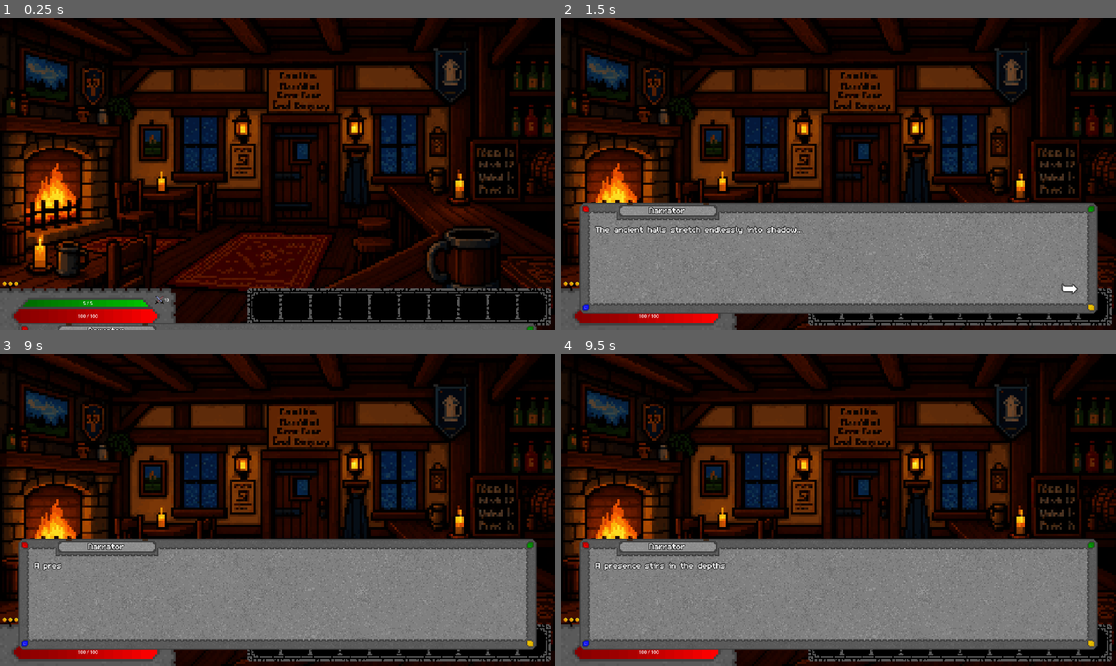
Above: before the commit, frames 1-4 (two rows, left to right).
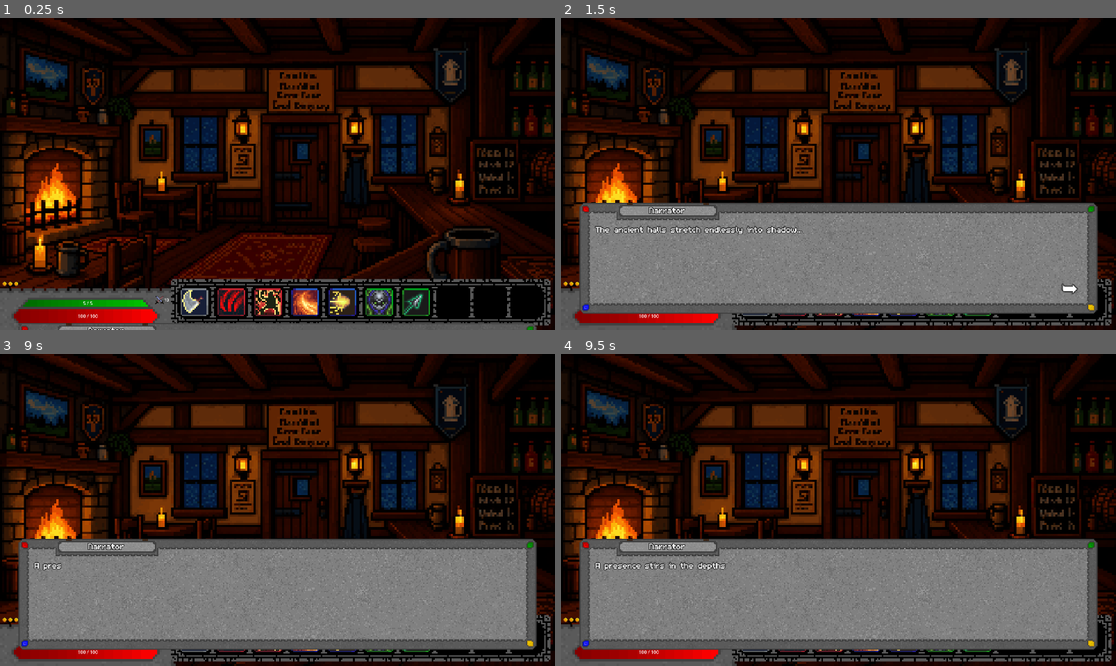
Above: after the commit, the same moments.

Repository: E-Rodowicz/Project-Fantasy
Game: Godot game, scene res://scenes/levels/intro_cutscene.tscn
Two runs of this game, one before a commit and one after it. Both use one fixed random seed, a clock stepped at 60 frames per second and the inputs below.
Inputs:
- Up to frame 1 (0.25 s): no input
- Up to frame 2 (1.5 s): tap Enter at 0.5 s; hold Right (ui_right) 0.53-1.28 s; tap 0 (ability_0) at 0.6 s; hold Down (ui_down) from 1.28 s (still down); tap 1 (ability_1) at 1.35 s
- Up to frame 3 (9 s): release Down (ui_down) at 2.03 s; hold Right (ui_right) 2.03-2.78 s; tap one key every 0.75 s from 2.1 s: 2 (ability_2) 3 (ability_3) 4 (ability_4) 5 (ability_5) 6 (ability_6) 7 (ability_7) 8 (ability_8) 9 (ability_9) G (end_turn) E (interact); hold Up (ui_up) 2.78-3.53 s; hold Left (ui_left) 3.53-5.03 s; hold Down (ui_down) 5.03-5.78 s; hold Right (ui_right) 5.78-6.53 s; hold Up (ui_up) 6.53-7.28 s; hold Right (ui_right) 7.28-8.03 s; hold Down (ui_down) 8.03-8.78 s; hold Left (ui_left) from 8.78 s (still down)
- Up to frame 4 (9.5 s): keep holding Left (ui_left)

The runs differ from the first frame. In frame 1, 6.7% of the frame differs, in the area x 30-100%, y 83-99%; in frame 2, 1.7%; in frame 3, 1.7%; in frame 4, 1.7%.
Error before the commit: Parse Error: Expected indented block after function declaration. (res://scenes/gui/hotbar_display.gd:80)

Commit message:
Continued with hotbar improvements
Made it so that abilities display dynamically on the hotbar, can be reassinged etc. In the middle of implementing highlight animations for the abilities on the hotbar so user knows what stage he is currently in (deselected, selected, pre-confirm).

Diff:
--- a/scenes/gui/hotbar_display.gd
+++ b/scenes/gui/hotbar_display.gd
@@ -3,13 +3,15 @@
 @onready var background: TextureRect = $Background
 
 @export var basic_attack_icon: Texture2D
+@export var highlight_frames_select: SpriteFrames
 
-var first_slot_offset: Vector2 = Vector2(4, 4)
-var slot_spacing: float = 20.0
-var icon_size: Vector2 = Vector2(18, 18)
+var highlight_sprite_select: AnimatedSprite2D = null
+var first_slot_offset: Vector2 = Vector2(8, 8)
+var slot_spacing: float = 32.0
+var icon_size: Vector2 = Vector2(24, 24)
 
 # Animation settings for when an ability is selected.
-var selected_offset: float = 1.0
+var select_offset: float = 1.0
 var tween_speed: float = 0.12
 
 # Stores the TextureRect nodes that display ability icons.
@@ -21,7 +23,7 @@
 
 var hud_enabled: bool = true
 
-func read() -> void:
+func _ready() -> void:
 	process_mode = Node.PROCESS_MODE_ALWAYS
 	_build_slots()
 	_update_display()
@@ -78,4 +80,20 @@
 		previous_active_slot = current_active_slot
 
 func _animate_selection(old_slot: int, new_slot: int) -> void:
-	######################################################
+	# Slide the old icon back into position.
+	if old_slot >= 0 and old_slot < slot_icons.size():
+		var tween_down: Tween = create_tween()
+		tween_down.tween_property(
+			slot_icons[old_slot], "position:y",
+			slot_rest_y[old_slot], tween_speed
+		)
+		slot_icons[old_slot].modulate = Color.WHITE
+
+	# Slide the new slot's icon upward.
+	if new_slot >= 0 and new_slot < slot_icons.size():
+		var tween_up: Tween = create_tween()
+		tween_up.tween_property(
+			slot_icons[new_slot], "position:y",
+			slot_rest_y[new_slot] - select_offset, tween_speed
+		)
+		slot_icons[new_slot].modulate = Color.YELLOW
--- a/scenes/gui/hotbar_display.tscn
+++ b/scenes/gui/hotbar_display.tscn
@@ -3,16 +3,19 @@
 [ext_resource type="Script" uid="uid://cgh6376sfmnq7" path="res://scenes/gui/hotbar_display.gd" id="1_q8gy2"]
 [ext_resource type="Texture2D" uid="uid://bie8scqujsmnj" path="res://assets/sprites/gui/ability_hotbar.png" id="2_a2ttq"]
 [ext_resource type="Texture2D" uid="uid://bqle02i73td3j" path="res://assets/sprites/gui/ability_neutral_attack.png" id="2_bxgwf"]
+[ext_resource type="SpriteFrames" uid="uid://c87a6allqlk04" path="res://scenes/gui/hotbar_highlight_select.tres" id="3_mlamd"]
 
 [node name="hotbar_display" type="CanvasLayer" unique_id=1096995637]
 script = ExtResource("1_q8gy2")
 basic_attack_icon = ExtResource("2_bxgwf")
+highlight_frames_select = ExtResource("3_mlamd")
 
-[node name="Background" type="TextureRect" parent="." unique_id=1941790021]
-offset_left = 856.0
-offset_top = 936.0
-offset_right = 1905.6001
-offset_bottom = 1064.0
+[node name="Background" type="TextureRect" parent="." unique_id=140855505]
+offset_left = 592.0
+offset_top = 904.0
+offset_right = 920.0
+offset_bottom = 944.0
+scale = Vector2(4, 4)
 texture = ExtResource("2_a2ttq")
-expand_mode = 1
+expand_mode = 3
 stretch_mode = 5
--- /dev/null
+++ b/scenes/gui/hotbar_highlight_select.tres
@@ -0,0 +1,39 @@
+[gd_resource type="SpriteFrames" format=3 uid="uid://c87a6allqlk04"]
+
+[ext_resource type="Texture2D" uid="uid://conmdhbi8k8hm" path="res://assets/sprites/gui/ability_highlight_select/ability_highlight_select_sheet.png" id="1_ffnb3"]
+
+[sub_resource type="AtlasTexture" id="AtlasTexture_eut5v"]
+atlas = ExtResource("1_ffnb3")
+region = Rect2(0, 0, 18, 18)
+
+[sub_resource type="AtlasTexture" id="AtlasTexture_uukeg"]
+atlas = ExtResource("1_ffnb3")
+region = Rect2(18, 0, 18, 18)
+
+[sub_resource type="AtlasTexture" id="AtlasTexture_82uq6"]
+atlas = ExtResource("1_ffnb3")
+region = Rect2(36, 0, 18, 18)
+
+[sub_resource type="AtlasTexture" id="AtlasTexture_iv2jg"]
+atlas = ExtResource("1_ffnb3")
+region = Rect2(54, 0, 18, 18)
+
+[resource]
+animations = [{
+"frames": [{
+"duration": 1.0,
+"texture": SubResource("AtlasTexture_eut5v")
+}, {
+"duration": 1.0,
+"texture": SubResource("AtlasTexture_uukeg")
+}, {
+"duration": 1.0,
+"texture": SubResource("AtlasTexture_82uq6")
+}, {
+"duration": 1.0,
+"texture": SubResource("AtlasTexture_iv2jg")
+}],
+"loop": 1,
+"name": &"default",
+"speed": 8.0
+}]
Binary file added: assets/sprites/gui/ability_highlight_confirm/ability_highlight_confirm-sheet.png
Not shown, added: assets/sprites/gui/ability_highlight_confirm/ability_highlight_confirm-sheet.png.import
Binary file added: assets/sprites/gui/ability_highlight_confirm/ability_highlight_confirm.aseprite
Binary file added: assets/sprites/gui/ability_highlight_select/ability_highlight_select.aseprite
Binary file added: assets/sprites/gui/ability_highlight_select/ability_highlight_select_sheet.png
Not shown, added: assets/sprites/gui/ability_highlight_select/ability_highlight_select_sheet.png.import
